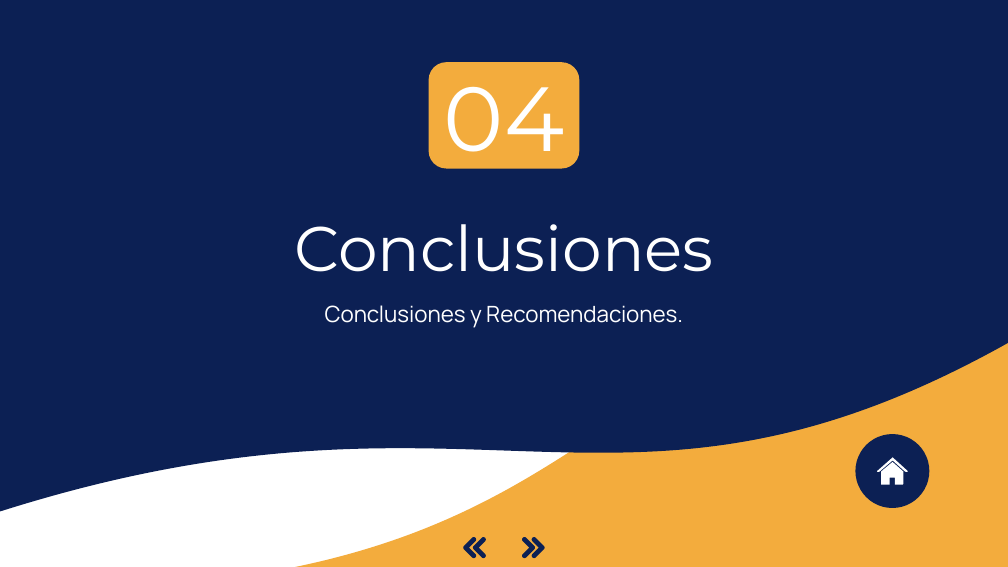
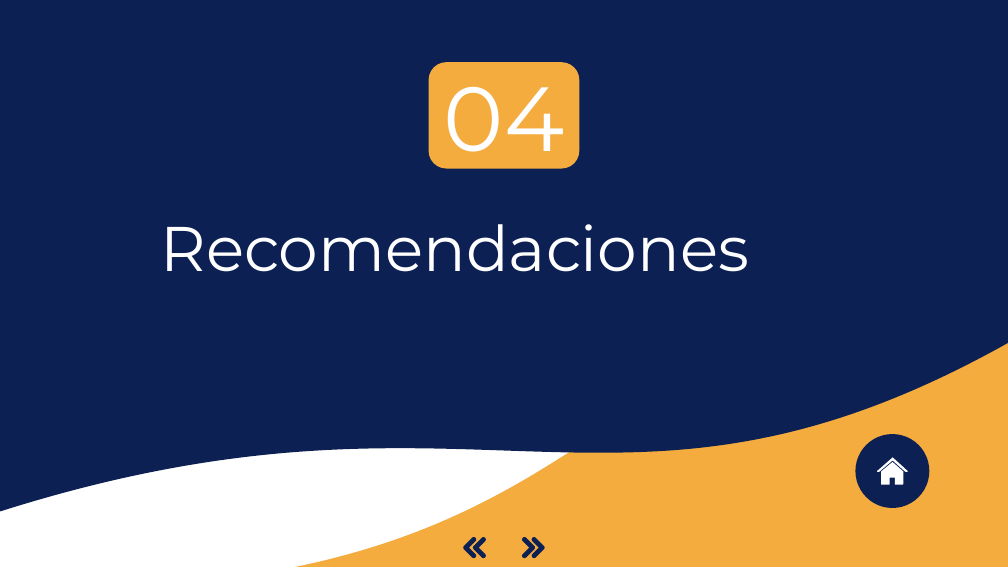
Before and after one commit to ajalca/cbe_customer_classification, a slide deck: slide 14 of Presentacion MRP.pptx (slide 12 before the commit). Drawn at 1008x567 pixels with LibreOffice and Linux fonts; fonts in the diff are those of the drawing. Boxes give left, top, right and bottom in pixels: in the first picture for what was removed or moved away, otherwise in the second. Text is boxed around its words. In the diff, an @@ line names an element or a change of style, - is before the commit and + after.

```diff
--- a/Presentacion MRP.pptx
+++ b/Presentacion MRP.pptx
@@ title at [160, 224, 749, 272]: text changed @@
-Conclusiones
+Recomendaciones
@@ subtitle removed at [325, 305, 683, 328] @@
-Conclusiones y Recomendaciones.
```
Also in this commit, not shown: 8 other slides changed, 3 slides added, 2 slides removed, 1 other file.
